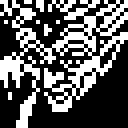
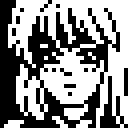
Two versions of the same layered image (128px x 128px). Layer-by-layer changes:
showed group "meu" (2 layers) over left=0, top=0, right=128, bottom=128
renamed "Layer 1" to "Layer 7", painted on it over left=0, top=0, right=128, bottom=128
showed group "joy" (2 layers) over left=0, top=0, right=128, bottom=128
renamed "Layer 4" to "spr_avatar_zombie", hid it, painted on it over left=0, top=0, right=128, bottom=128
